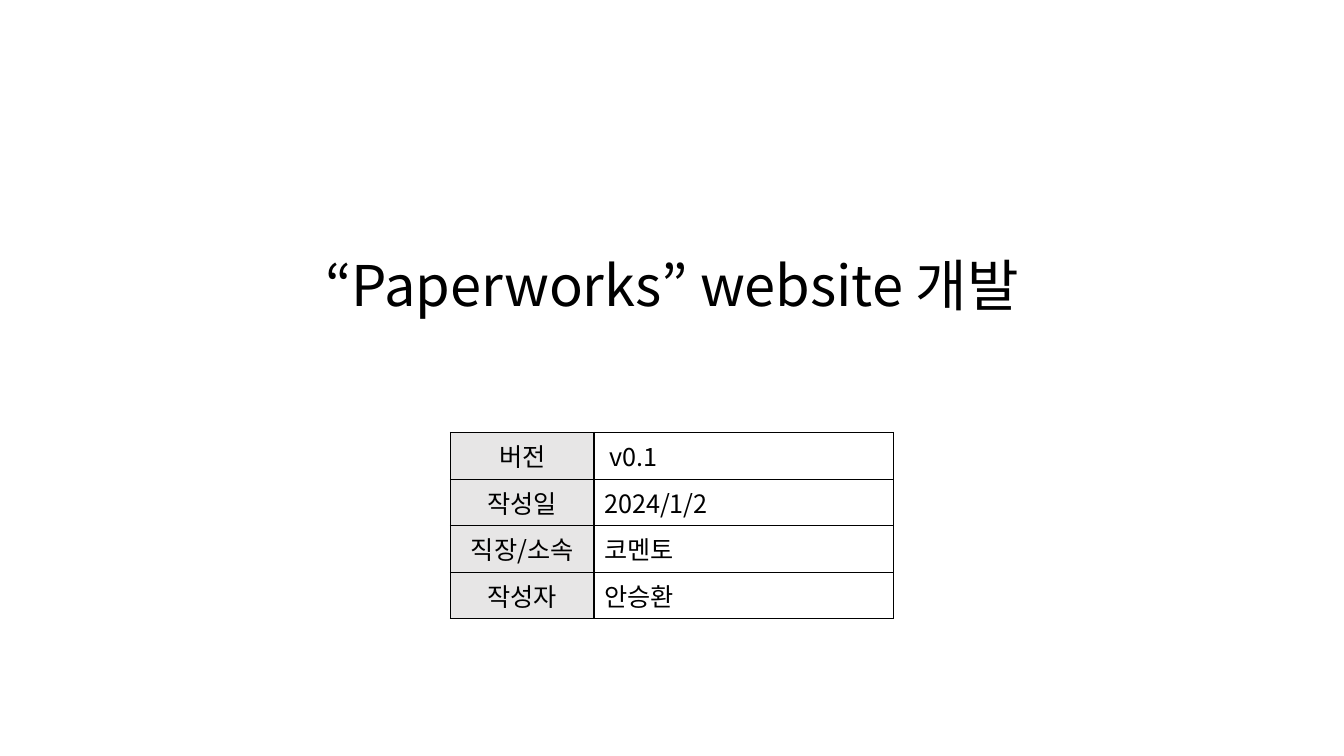
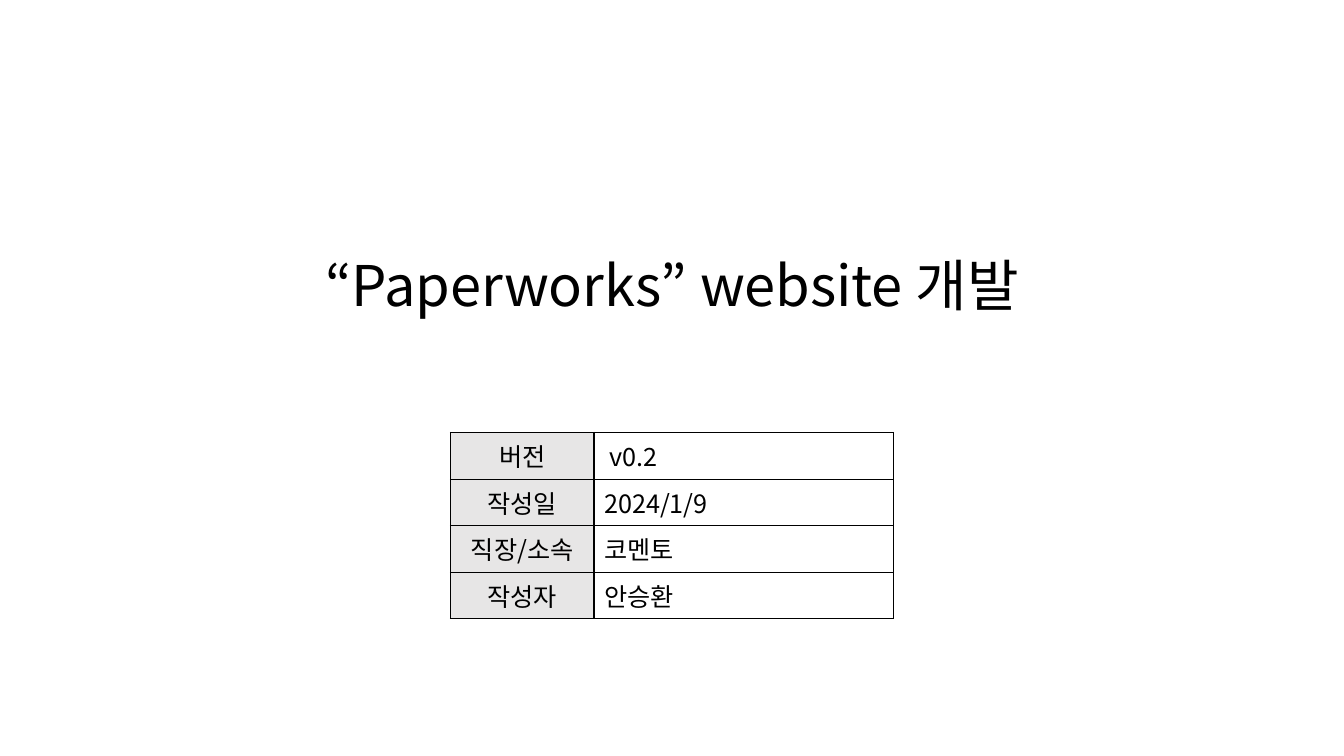
Before and after one commit to Awhn/paperworksweb, a slide deck: slide 1 of docs/코멘토_기획_화면설계서 양식.pptx. Drawn at 1344x756 pixels with LibreOffice and Linux fonts; fonts in the diff are those of the drawing. Boxes give left, top, right and bottom in pixels: in the first picture for what was removed or moved away, otherwise in the second. Text is boxed around its words. In the diff, an @@ line names an element or a change of style, - is before the commit and + after.

```diff
--- a/docs/코멘토_기획_화면설계서 양식.pptx
+++ b/docs/코멘토_기획_화면설계서 양식.pptx
@@ table at (451,433,894,619) @@
-row 1, column 2: v0.1
+row 1, column 2: v0.2
-row 2, column 2: 2024/1/2
+row 2, column 2: 2024/1/9
```
Also in this commit, not shown: 2 other slides changed, 23 other files.
